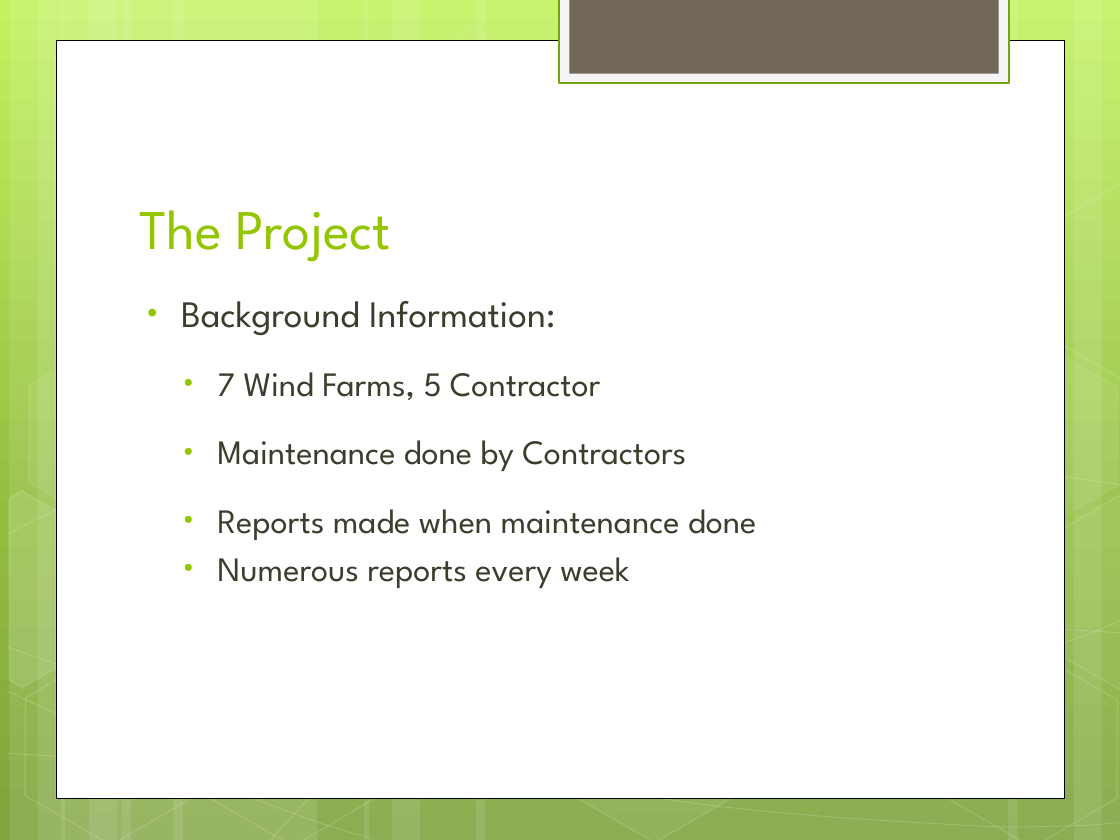
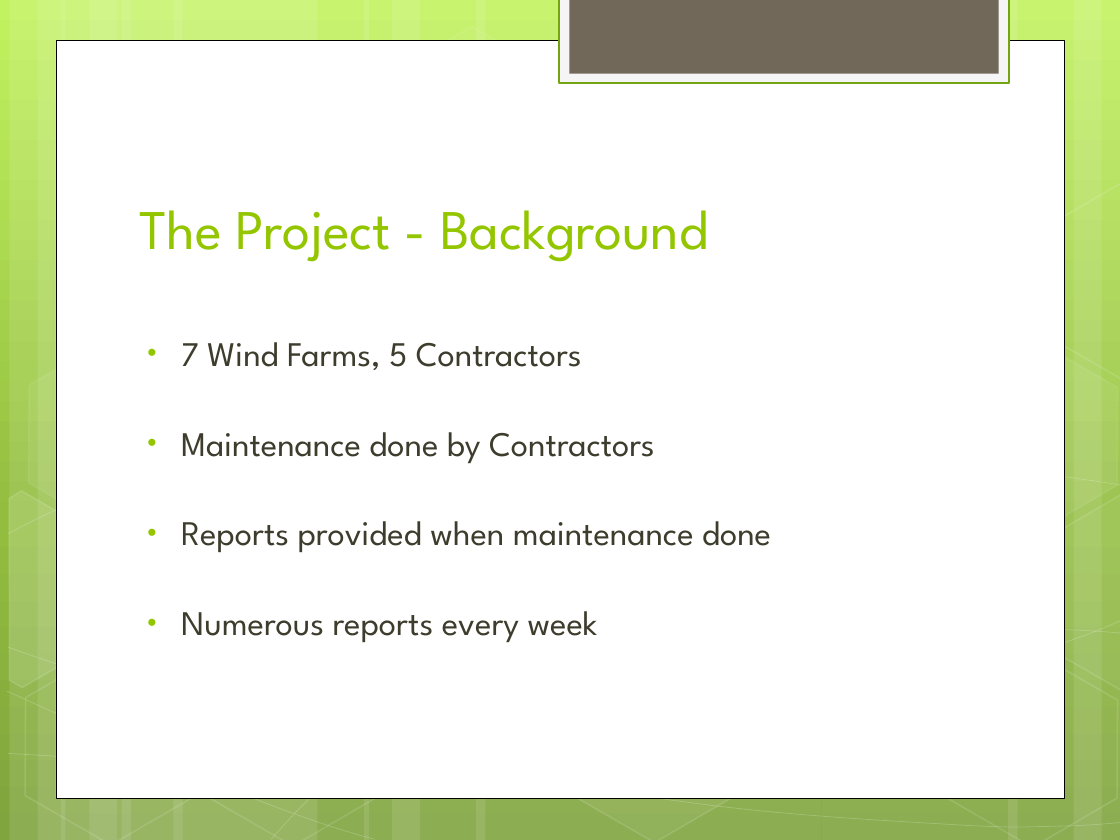
Before and after one commit to vruti/ReportConversionApplication, a slide deck: slide 5 of Presentation/Internship Presentation.pptx. Drawn at 1120x840 pixels with LibreOffice and Linux fonts; fonts in the diff are those of the drawing. Boxes give left, top, right and bottom in pixels: in the first picture for what was removed or moved away, otherwise in the second. Text is boxed around its words. In the diff, an @@ line names an element or a change of style, - is before the commit and + after.

```diff
--- a/Presentation/Internship Presentation.pptx
+++ b/Presentation/Internship Presentation.pptx
@@ title at (139,210,708,262): text changed @@
-The Project
+The Project - Background
@@ text at (181,342,582,370): text changed; size 24 to 22.2 pt @@
-• Background Information:
-  • 7 Wind Farms, 5 Contractor
+• 7 Wind Farms, 5 Contractors
@@ text at (181,432,655,642): size 22 to 22.2 pt in "Maintenance done by Contractors", "Numerous reports every week"; list level 2 to 1 in "Maintenance done by Contractors"; line spacing 1.5 to 2; list level 2 to 1 in "Numerous reports every week"; line spacing 1 to 2 @@
@@ text at (181,521,771,552): text changed; size 22 to 22.2 pt @@
-  • Reports made when maintenance done
+• Reports provided when maintenance done
```
Also in this commit, not shown: 4 other slides changed, 5 slides added, 3 slides removed.
